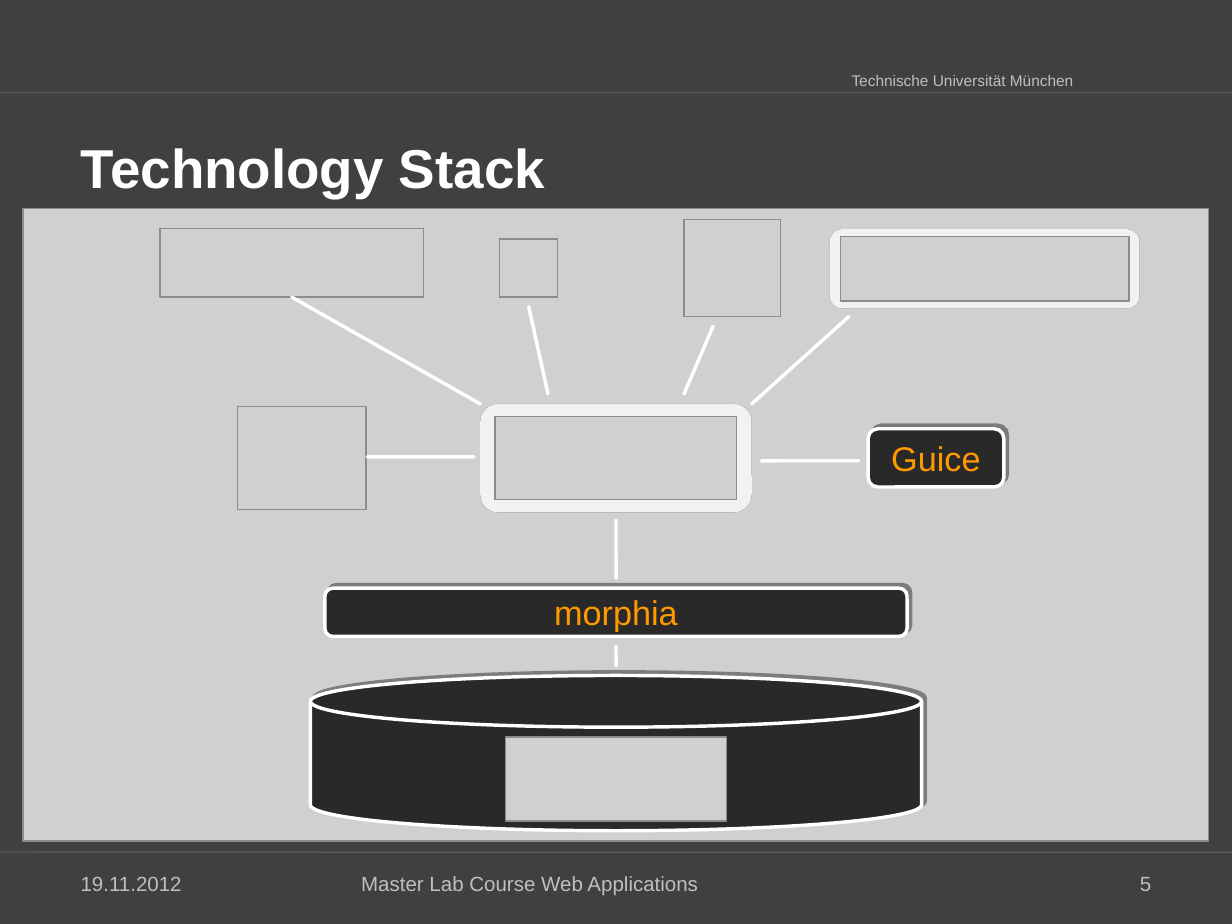
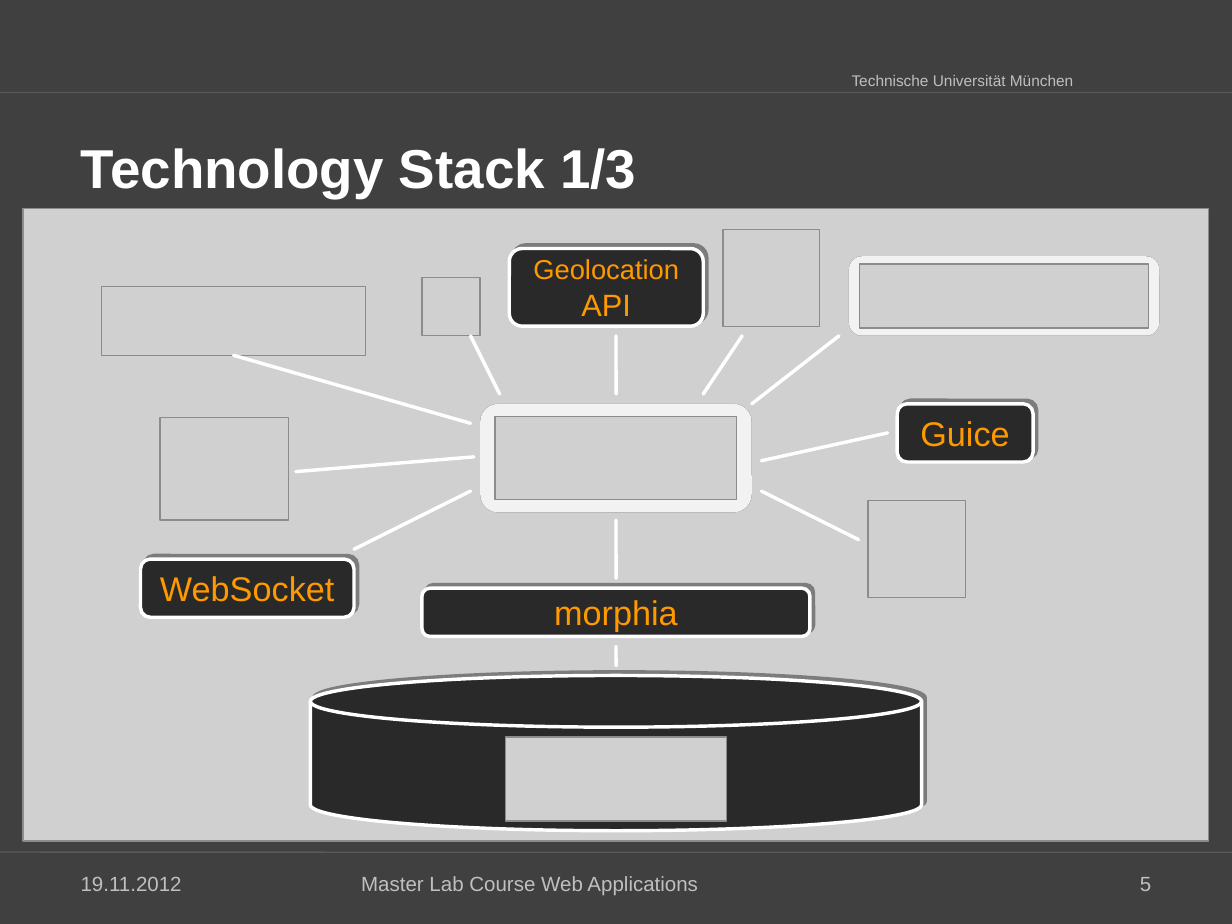
Before and after one commit to kneczaj/pi-puppids, a slide deck: slide 5 of docs/group4_Final_Presentation.ppt. Drawn at 1232x924 pixels with LibreOffice and Linux fonts; fonts in the diff are those of the drawing; grey boxes stand for pictures; background and template pictures are left out. Boxes give left, top, right and bottom in pixels: in the first picture for what was removed or moved away, otherwise in the second. Text is boxed around its words. In the diff, an @@ line names an element or a change of style, - is before the commit and + after.

```diff
--- a/docs/group4_Final_Presentation.ppt
+++ b/docs/group4_Final_Presentation.ppt
@@ title at box(81, 148, 636, 198): text changed @@
-Technology Stack
+Technology Stack 1/3
@@ picture: place and size @@
-picture at box(684, 219, 780, 317)
+picture at box(723, 229, 821, 325)
@@ rounded rectangle added at box(509, 249, 702, 326), fill #292929, outline #FFFFFF 2.01 pt, 16 pt, text #FF9900 @@
+Geolocation
+API
@@ rounded rectangle: place and size @@
-rounded rectangle at box(829, 229, 1140, 309)
+rounded rectangle at box(849, 256, 1159, 336)
@@ picture: place and size @@
-picture at box(840, 237, 1129, 301)
+picture at box(860, 264, 1148, 328)
@@ picture: place and size @@
-picture at box(160, 228, 424, 297)
+picture at box(102, 287, 366, 356)
@@ picture: place and size @@
-picture at box(500, 239, 558, 297)
+picture at box(423, 277, 480, 335)
@@ line moved from (292, 297) - (480, 404) to (234, 355) - (471, 424) @@
@@ line moved from (529, 307) - (548, 394) to (471, 336) - (500, 394) @@
@@ line added from (616, 336) to (616, 394), #FFFFFF 2.01 pt @@
@@ line moved from (713, 326) - (684, 394) to (742, 336) - (703, 394) @@
@@ line moved from (849, 317) - (752, 404) to (839, 336) - (752, 404) @@
@@ picture: place and size @@
-picture at box(238, 407, 366, 510)
+picture at box(160, 418, 288, 521)
@@ rounded rectangle "Guice": place and size @@
-rounded rectangle "Guice" at box(869, 429, 1004, 487)
+rounded rectangle "Guice" at box(897, 404, 1032, 462)
@@ line moved from (859, 461) - (761, 461) to (887, 432) - (761, 461) @@
@@ line moved from (474, 457) - (367, 457) to (474, 457) - (296, 472) @@
@@ line added from (354, 549) to (471, 492), #FFFFFF 2.01 pt @@
@@ line added from (761, 492) to (859, 540), #FFFFFF 2.01 pt @@
@@ picture added at box(869, 500, 966, 598) @@
@@ rounded rectangle added at box(140, 559, 354, 617), fill #292929, outline #FFFFFF 2.01 pt, 20 pt, text #FF9900 @@
+WebSocket
@@ rounded rectangle "morphia": place and size @@
-rounded rectangle "morphia" at box(325, 588, 908, 636)
+rounded rectangle "morphia" at box(423, 588, 811, 636)
```
Also in this commit, not shown: 5 other slides changed, 7 slides added, 2 other files.
